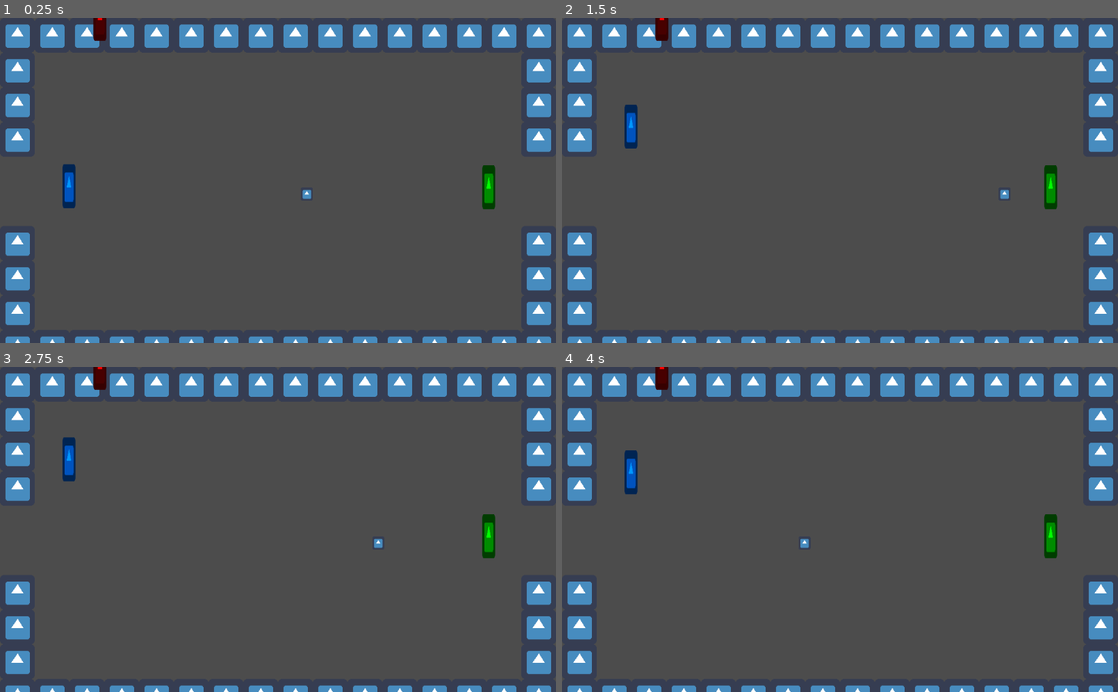
Above: before the commit, frames 1-4 (two rows, left to right).
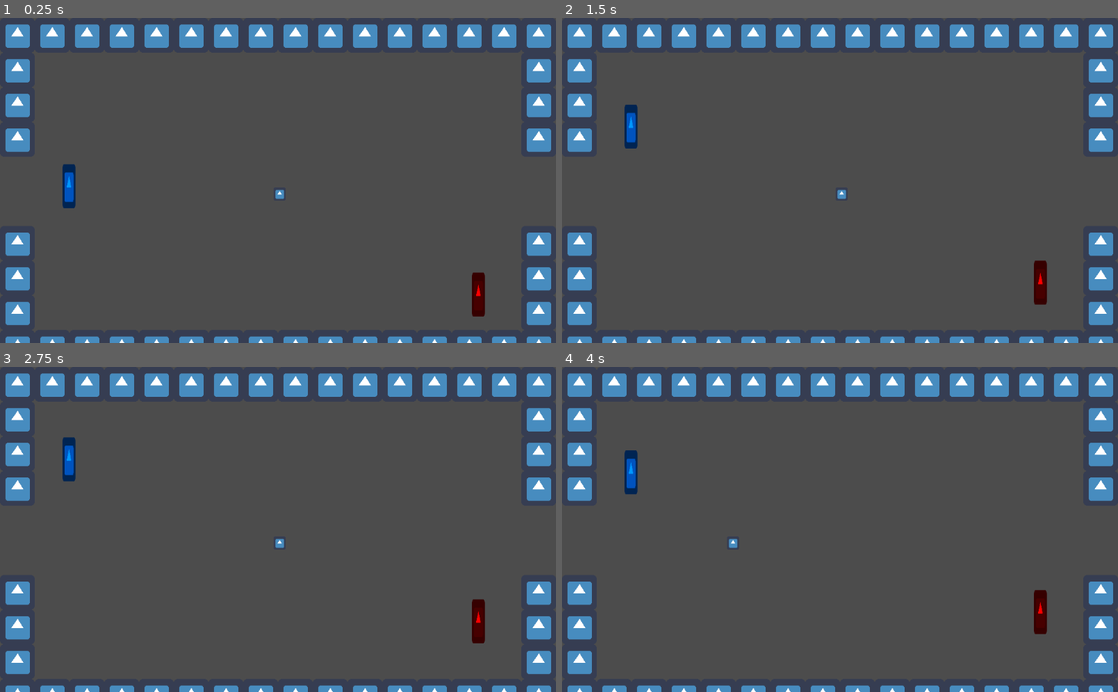
Above: after the commit, the same moments.

Repository: BrendanFre/Ponged
Game: Godot game, scene res://main.tscn
The game is run twice, just before and just after one commit, with the same random seed, the same clock (stepped at 60 frames per second) and the same inputs. The project has no main scene, so this scene is started directly. The engine's default icon, where the game draws it, is replaced by a stand-in: a white triangle on a blue panel in a dark square.
Inputs:
- Up to frame 1 (0.25 s): no input
- Up to frame 2 (1.5 s): hold W (up) 0.53-1.28 s; hold Down (down) from 1.28 s (still down)
- Up to frame 3 (2.75 s): release Down (down) at 2.03 s; hold W (up) from 2.03 s (still down)
- Up to frame 4 (4 s): release W (up) at 3.53 s; hold Down (down) from 3.53 s (still down)

The runs differ from the first frame. In frame 1, 0.9% of the frame differs, in the area x 16-90%, y 0-92%; in frame 2, 0.9%; in frame 3, 0.9%, in the area x 16-90%, y 0-86%; in frame 4, 0.9%.

Commit message:
Add dumb AI

Diff:
--- a/actors/Ball.gd
+++ b/actors/Ball.gd
@@ -1,11 +1,12 @@
 extends KinematicBody2D
-
+class_name ball
 signal goal_scored(scorer)
 
 onready var sprite = $Sprite
 onready var collider = $CollisionShape2D
+onready var ball_starting = $Sprite.get_global_position()
 
-var velocity: Vector2 = Vector2(200,0)
+var velocity: Vector2 = Vector2(0,0)
 
 
 # Declare member variables here. Examples:
@@ -27,9 +28,7 @@
 	if collision_info:
 		velocity = velocity.bounce(collision_info.normal)
 
-func _on_Timer_timeout():
 
-	pass # Replace with function body.
 
 func _handle_goal(goal):
 	var goal_owner = goal
@@ -37,8 +36,6 @@
 		"Goal_Player1":
 			print("Player 2 scored!")
 			emit_signal("goal_scored", "player2")
-			self.queue_free()
 		"Goal_Player2":
 			print("Player 1 scored!")
 			emit_signal("goal_scored", "player1")
-			self.queue_free()
--- a/actors/Ball.tscn
+++ b/actors/Ball.tscn
@@ -5,7 +5,7 @@
 
 [sub_resource type="CircleShape2D" id=1]
 
-[node name="Ball" type="KinematicBody2D"]
+[node name="Ball" type="KinematicBody2D" groups=["ball_group"]]
 script = ExtResource( 2 )
 
 [node name="Sprite" type="Sprite" parent="."]
--- /dev/null
+++ b/actors/Player2.gd
@@ -0,0 +1,46 @@
+extends KinematicBody2D
+
+enum controller {
+	HUMAN,
+	COMPUTER
+}
+
+var velocity: Vector2 = Vector2(0,0)
+
+
+export (controller) var current_controller
+onready var ai = $ai
+onready var sprite = $Sprite
+
+
+# Declare member variables here. Examples:
+# var a = 2
+# var b = "text"
+
+
+# Called when the node enters the scene tree for the first time.
+func _ready():
+	if current_controller == controller.COMPUTER:
+		ai.visible = true
+
+
+# Called every frame. 'delta' is the elapsed time since the previous frame.
+#func _process(delta):
+#	pass
+
+func move_player2(ball_position, delta):
+	var paddle_size: Vector2 = Vector2(self.sprite.texture.get_width(), self.sprite.texture.get_height())
+	var ball_pos = ball_position
+	var play2_pos = self.sprite.get_global_position()
+	if ball_pos.y > play2_pos.y + (paddle_size.y/2 + 10):
+		velocity.x = move_toward(play2_pos.y, ball_pos.y, 10)
+		print(velocity)
+		move_and_collide(velocity)
+
+
+#func _on_ai_ball_located(ball_location):
+#	var ball_signal_location: Vector2 = ball_location
+#	var paddle_size: Vector2 = Vector2(sprite.text.get_width(),sprite.texture.get_height())
+#	if ball_signal_location.y > self.global_position.y + (paddle_size.y/2 +10):
+#		self.global_position.y += 250 * delta
+##	var player2_location: Vector 2 = Vector2(self.global_position)
--- a/actors/Player2.tscn
+++ b/actors/Player2.tscn
@@ -1,5 +1,25 @@
-[gd_scene load_steps=2 format=2]
+[gd_scene load_steps=5 format=2]
 
 [ext_resource path="res://actors/Player1.tscn" type="PackedScene" id=1]
+[ext_resource path="res://actors/Player2.gd" type="Script" id=2]
+[ext_resource path="res://actors/ai.gd" type="Script" id=3]
 
-[node name="Player1" instance=ExtResource( 1 )]
+[sub_resource type="CircleShape2D" id=1]
+radius = 313.691
+
+[node name="Player2" instance=ExtResource( 1 )]
+collision_mask = 3
+script = ExtResource( 2 )
+current_controller = 0
+
+[node name="Area2D" type="Area2D" parent="." index="2"]
+collision_mask = 2
+
+[node name="ball_detector" type="CollisionShape2D" parent="Area2D" index="0"]
+shape = SubResource( 1 )
+
+[node name="ai" type="Node2D" parent="." index="3"]
+script = ExtResource( 3 )
+
+[connection signal="body_entered" from="Area2D" to="ai" method="_on_Area2D_body_entered"]
+[connection signal="ball_located" from="ai" to="." method="_on_ai_ball_located"]
--- /dev/null
+++ b/actors/ai.gd
@@ -0,0 +1,28 @@
+extends Node2D
+
+signal ball_located(ball_location)
+onready var paddle = $Player2
+
+
+# Declare member variables here. Examples:
+# var a = 2
+# var b = "text"
+
+
+# Called when the node enters the scene tree for the first time.
+func _ready():
+	pass # Replace with function body.
+
+
+# Called every frame. 'delta' is the elapsed time since the previous frame.
+#func _process(delta):
+#	pass
+
+
+func _on_Area2D_body_entered(body):
+	if body.name == "Ball":
+		var ball = body
+		var ball_location: Vector2 = Vector2(ball.global_position.x,ball.global_position.y )
+		emit_signal("ball_located",ball_location)
+		print("Ball Entered detection")
+	pass # Replace with function body.
--- /dev/null
+++ b/actors/ai.tscn
@@ -0,0 +1,6 @@
+[gd_scene load_steps=2 format=2]
+
+[ext_resource path="res://actors/ai2.gd" type="Script" id=1]
+
+[node name="ai" type="Node2D"]
+script = ExtResource( 1 )
--- /dev/null
+++ b/actors/ai2.gd
@@ -0,0 +1,18 @@
+extends Node2D
+
+onready var player2_paddle = $Player2
+onready var player2_paddle_sprite = $Player2/Sprite
+onready var ball = get_tree().get_nodes_in_group("ball_group")[0]
+
+var velocity: Vector2
+var ball_position: Vector2
+
+func _physics_process(delta):
+	if ball != null:
+		ball_position = ball.get_global_position()
+		var player2_position = player2_paddle_sprite.get_global_position()
+		velocity.y = lerp(player2_position.y, ball_position.y, 0.1)
+		velocity.y = velocity.y - player2_position.y
+		player2_paddle.move_and_slide(velocity, Vector2.UP)
+	else:
+		pass
--- a/main.gd
+++ b/main.gd
@@ -2,10 +2,15 @@
 
 onready var goal1 = $Goal_Player1
 onready var goal2 = $Goal_Player2
-onready var ball = $Ball
+onready var ball = get_tree().get_nodes_in_group("ball_group")[0]
+onready var ai = $ai_manager/Player2
+onready var player2_paddle_sprite = $ai_manager/Player2/Sprite
+onready var game_timer = $game_timer
+
 
 var player1_score: int = 0
 var player2_score: int = 0
+var player_winner: String
 
 signal game_over(winner)
 
@@ -16,9 +21,17 @@
 
 
 
+
 # Called every frame. 'delta' is the elapsed time since the previous frame.
 func _process(delta):
-	pass
+	if !ball:
+		var ballposition = ball.get_global_position()
+		ai.move_player2(ballposition, delta)
+	else:
+		pass
+
+	# Initiate the chase
+
 
 
 func _add_score(goal_scored_by):
@@ -32,7 +45,34 @@
 			player2_score += 1
 			winner = "Player 2"
 
+	check_gameover(player1_score, player2_score)
+
+	ball.set_position(ball.ball_starting)
+	ball.velocity = Vector2.ZERO
+	game_timer.start(3)
+
 	if player1_score == 3 or player2_score == 3:
 		emit_signal("game_over", winner)
 
 	print("scored by ", goal_scored_by, " Total Score: Player 1 ", player1_score, " : ", player2_score, " Player 2")
+
+
+func _on_game_timer_timeout():
+	print("timer finished")
+	if player1_score <= player2_score:
+		ball.velocity= Vector2(-200,0)
+		print("Player has least or equal points")
+	else:
+		ball.velocity = Vector2(200,0)
+		print("Player has most points")
+
+func check_gameover(player1_score, player2_score):
+	if player1_score == 3:
+		print("Player 1 is the winner!")
+		player_winner = "Player 1"
+	elif player2_score == 3:
+		print("Player 2 is the winner!")
+		player_winner = "Player 2"
+	else:
+		return
+	print("Winner, winner, chicken dinner!")
--- a/main.tscn
+++ b/main.tscn
@@ -1,10 +1,12 @@
-[gd_scene load_steps=8 format=2]
+[gd_scene load_steps=10 format=2]
 
 [ext_resource path="res://icon.png" type="Texture" id=1]
 [ext_resource path="res://actors/Player1.tscn" type="PackedScene" id=2]
 [ext_resource path="res://actors/Ball.tscn" type="PackedScene" id=3]
 [ext_resource path="res://main.gd" type="Script" id=4]
 [ext_resource path="res://objects/Goal.tscn" type="PackedScene" id=5]
+[ext_resource path="res://actors/Player2.tscn" type="PackedScene" id=6]
+[ext_resource path="res://actors/ai.tscn" type="PackedScene" id=8]
 
 [sub_resource type="ConvexPolygonShape2D" id=1]
 points = PoolVector2Array( 64, 64, 0, 64, 0, 0, 64, 0 )
@@ -45,16 +47,8 @@
 format = 1
 tile_data = PoolIntArray( 0, 0, 0, 1, 0, 0, 2, 0, 0, 3, 0, 0, 4, 0, 0, 5, 0, 0, 6, 0, 0, 7, 0, 0, 8, 0, 0, 9, 0, 0, 10, …(447 unchanged characters)…
 
-[node name="CPU" parent="." instance=ExtResource( 2 )]
-position = Vector2( 900, 321 )
-controlling_party = 2
-
 [node name="Player1" parent="." instance=ExtResource( 2 )]
 position = Vector2( 127, 319 )
-
-[node name="Player2" parent="." instance=ExtResource( 2 )]
-position = Vector2( 184, 10 )
-controlling_party = 1
 
 [node name="Ball" parent="." instance=ExtResource( 3 )]
 position = Vector2( 515, 325 )
@@ -72,3 +66,11 @@
 wait_time = 3.0
 one_shot = true
 autostart = true
+
+[node name="ai_manager" parent="." instance=ExtResource( 8 )]
+position = Vector2( 892, 315 )
+
+[node name="Player2" parent="ai_manager" instance=ExtResource( 6 )]
+position = Vector2( -11, 209 )
+
+[connection signal="timeout" from="game_timer" to="." method="_on_game_timer_timeout"]
--- a/project.godot
+++ b/project.godot
@@ -9,12 +9,18 @@
 config_version=4
 
 _global_script_classes=[ {
+"base": "KinematicBody2D",
+"class": "ball",
+"language": "GDScript",
+"path": "res://actors/Ball.gd"
+}, {
 "base": "Area2D",
 "class": "goal",
 "language": "GDScript",
 "path": "res://objects/Goal.gd"
 } ]
 _global_script_class_icons={
+"ball": "",
 "goal": ""
 }
 
